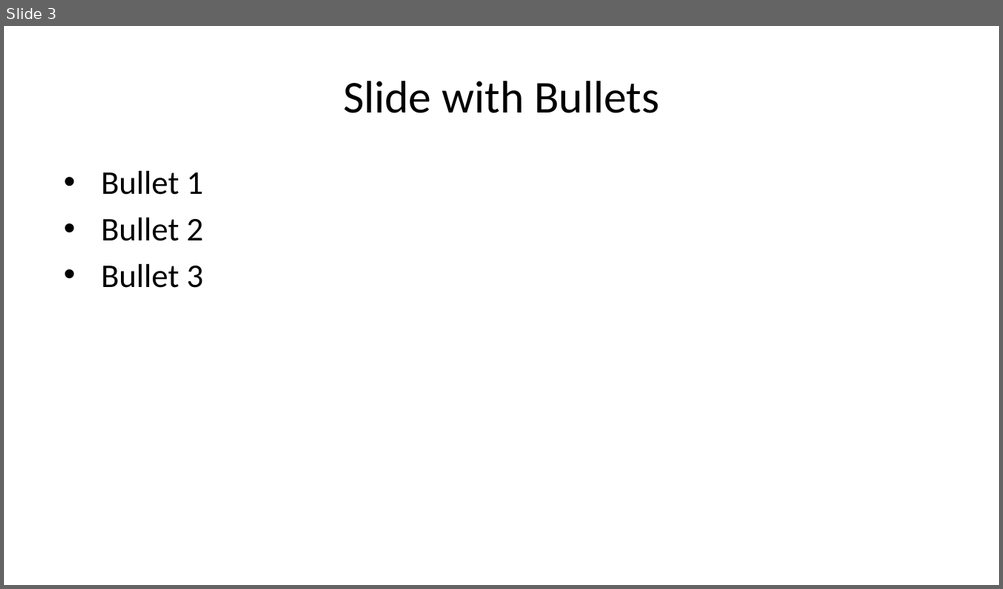
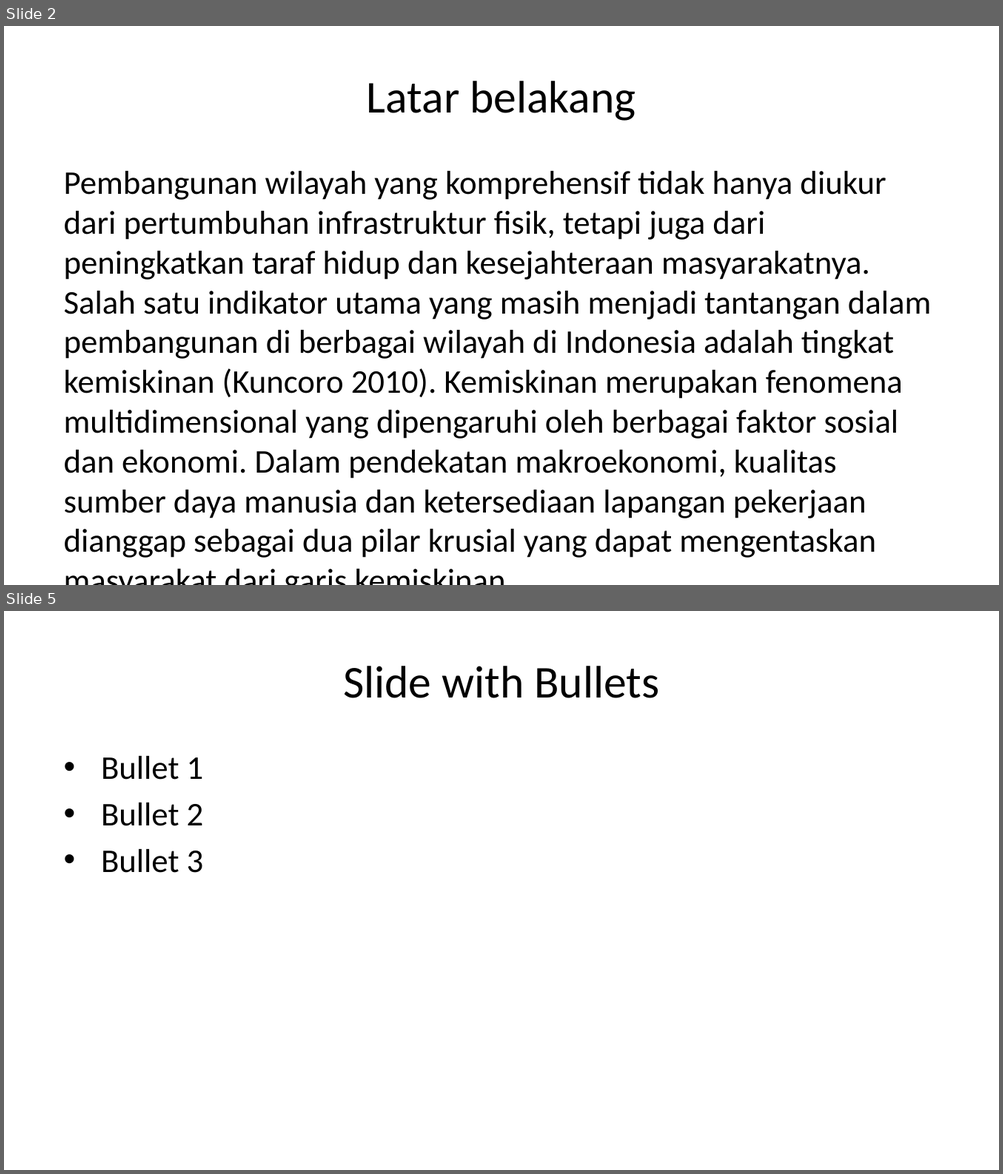
Before and after one commit to inbloom21/probstatproyekakhir, a slide deck: dokumen/PPT-Laporan.pptx. Shown one above the other, each under a label of ours: slide 3 before the commit, slides 2 and 5 after it; the slides between them are not shown. The pictures are 1003x589 and 1003x1174 pixels, drawn with LibreOffice and Linux fonts; fonts in the diff are those of the drawing. Boxes give left, top, right and bottom in pixels: in the first picture for what was removed or moved away, otherwise in the second. Text is boxed around its words. In the diff, an @@ line names an element or a change of style, - is before the commit and + after.

```diff
--- a/dokumen/PPT-Laporan.pptx
+++ b/dokumen/PPT-Laporan.pptx
@@ slide 2 added at [4, 26, 999, 585], background #FFFFFF @@
@@ title added at [367, 81, 635, 121], 33 pt, text #000000 @@
+Latar belakang
@@ text added at [64, 171, 930, 558], 24 pt, text #000000 @@
+Pembangunan wilayah yang komprehensif tidak hanya diukur dari pertumbuhan infrastruktur fisik, tetapi juga dari peningkatkan taraf hidup dan kesejahteraan masyarakatnya. Salah satu indikator utama yang masih menjadi tantangan dalam pembangunan di berbagai wilayah di Indonesia adalah tingkat kemiskinan (Kuncoro 2010). Kemiskinan merupakan fenomena multidimensional yang dipengaruhi oleh berbagai faktor sosial dan ekonomi. Dalam pendekatan makroekonomi, kualitas sumber daya manusia dan ketersediaan lapangan pekerjaan dianggap sebagai dua pilar krusial yang dapat mengentaskan masyarakat dari garis kemiskinan.
@@ what was slide 3 is now slide 5 @@
```
Also in this commit, not shown: 2 other slides added, 1 slide removed.
